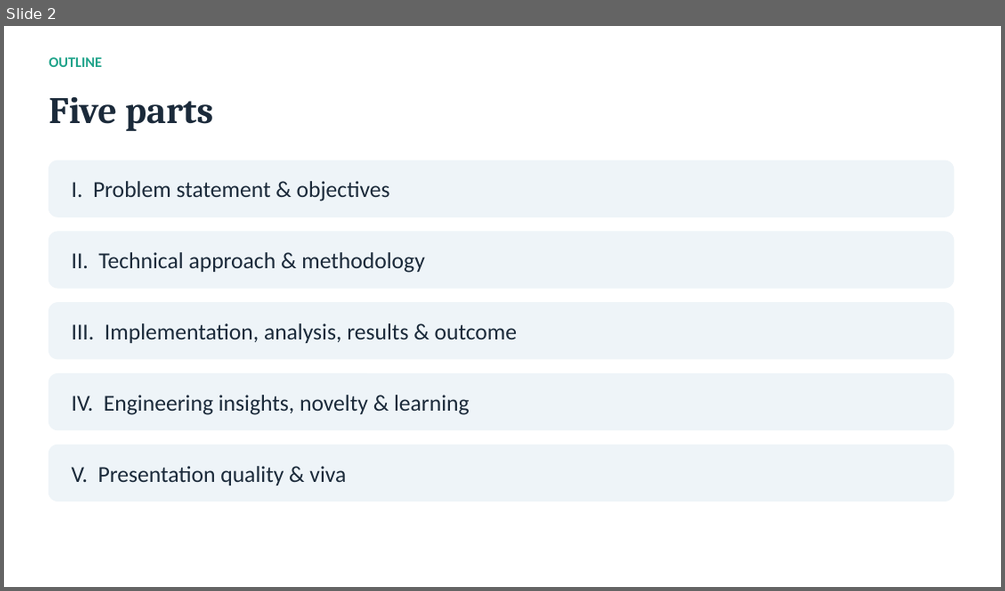
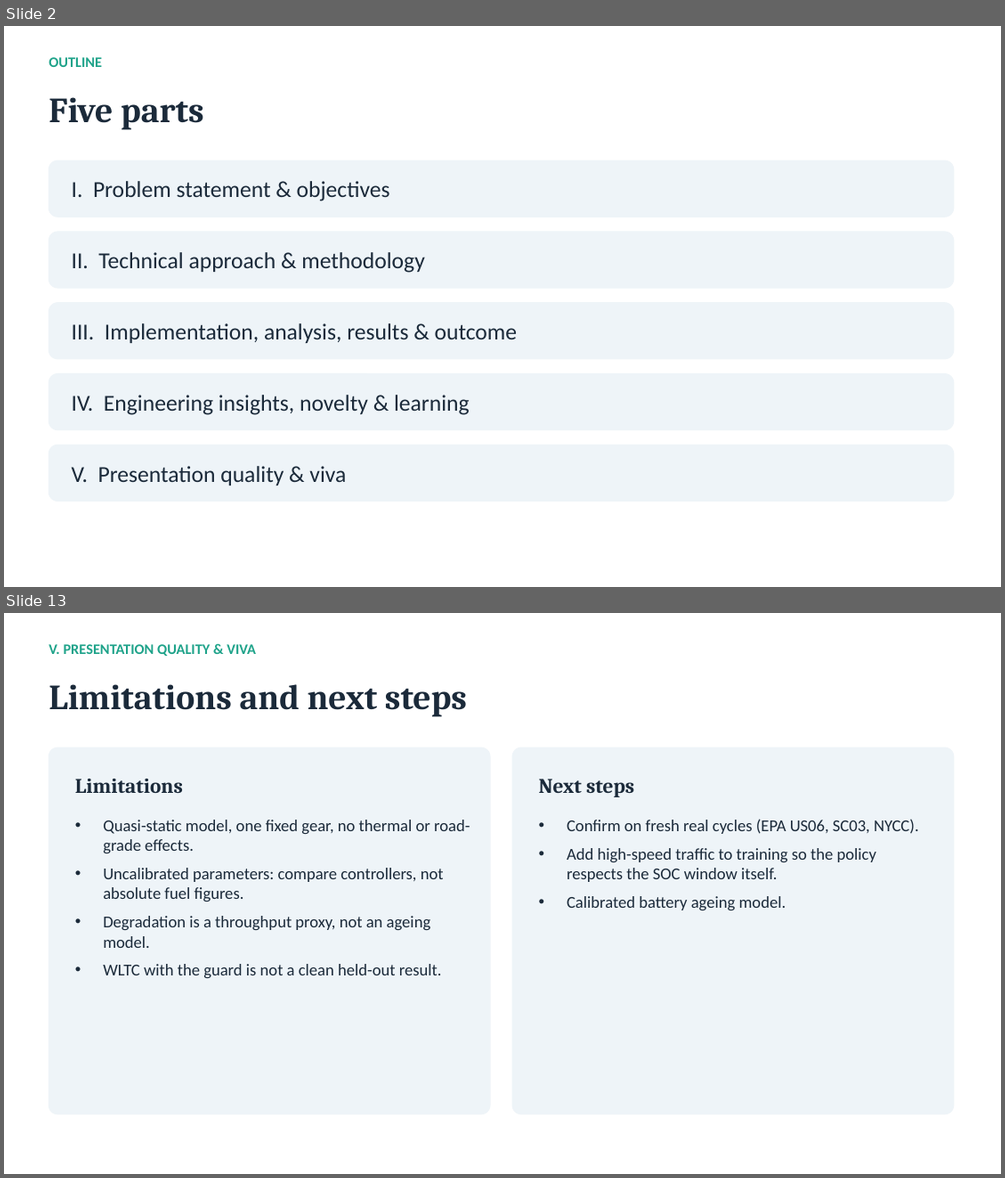
Before and after one commit to Uchihakamal1816/hev-torque-split-drl, a slide deck: HEV_Torque_Split_RL.pptx. Shown one above the other, each under a label of ours: slide 2 before the commit, slides 2 and 13 after it; the slides between them are not shown. The pictures are 1005x591 and 1005x1178 pixels, drawn with LibreOffice and Linux fonts; fonts in the diff are those of the drawing. Boxes give left, top, right and bottom in pixels: in the first picture for what was removed or moved away, otherwise in the second. Text is boxed around its words. In the diff, an @@ line names an element or a change of style, - is before the commit and + after.

```diff
--- a/HEV_Torque_Split_RL.pptx
+++ b/HEV_Torque_Split_RL.pptx
@@ slide 13 added at (x1=4, y1=613, x2=1001, y2=1174), background #FFFFFF @@
@@ text added at (x1=48, y1=644, x2=256, y2=656), 14 pt, text #1FA38A, bold @@
+V. PRESENTATION QUALITY & VIVA
@@ text added at (x1=48, y1=684, x2=467, y2=717), 34 pt, text #1B2A3A, bold @@
+Limitations and next steps
@@ rounded rectangle added at (x1=48, y1=747, x2=490, y2=1114), fill #EEF4F8, outline #EEF4F8 1 pt @@
@@ rounded rectangle added at (x1=512, y1=747, x2=954, y2=1114), fill #EEF4F8, outline #EEF4F8 1 pt @@
@@ text added at (x1=75, y1=779, x2=183, y2=793), 20 pt, text #1B2A3A, bold @@
+Limitations
@@ text added at (x1=539, y1=779, x2=634, y2=797), 20 pt, text #1B2A3A, bold @@
+Next steps
@@ text added at (x1=103, y1=819, x2=469, y2=978), 16 pt, text #1B2A3A @@
+• Quasi-static model, one fixed gear, no thermal or road-grade effects.
+• Uncalibrated parameters: compare controllers, not absolute fuel figures.
+• Degradation is a throughput proxy, not an ageing model.
+• WLTC with the guard is not a clean held-out result.
@@ text added at (x1=566, y1=819, x2=919, y2=910), 16 pt, text #1B2A3A @@
+• Confirm on fresh real cycles (EPA US06, SC03, NYCC).
+• Add high-speed traffic to training so the policy respects the SOC window itself.
+• Calibrated battery ageing model.
@@ slide 2 changed as well @@
@@ text "Five parts" at (x1=48, y1=97, x2=204, y2=130): size 36 to 34 pt @@
```
Also in this commit, not shown: 4 other slides changed, 9 other slides added, 8 slides removed, 47 other files.
